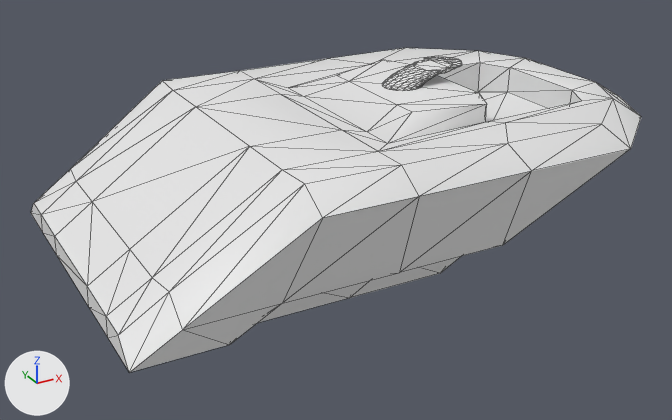
One commit to the FBX model Game/Assets/Stitch's Assets/Sink/Sink_01.FBX: the scene before it, then after it.
Both versions are drawn from a 50 mm camera at (-0.241, -1.231, 0.634) aimed at (0.425, -0.022, 0.03). Every picture has the same lights, and +X, +Y and +Z are marked at lower left. Mesh edges are drawn as thin lines. Where no turn or scale is listed for an object, it has been applied to the vertices.

Names of what the first picture shows: 'Untitled'.
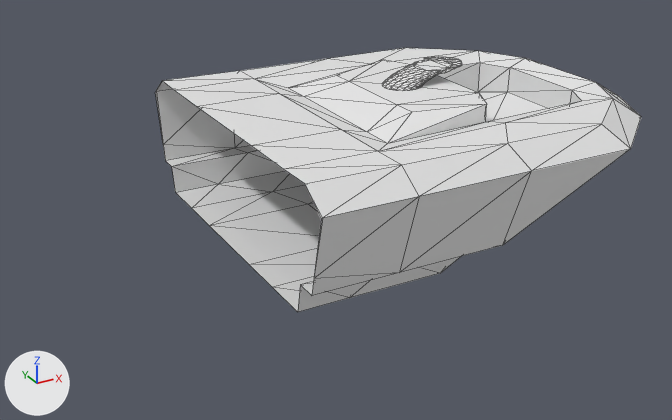
The newer file is also rescaled (x0.1), turned or shifted as a whole; pictures and numbers use the older file's frame.

Where the change shows, as pixel boxes [x1, y1, x2, y2] in the pictures (672 x 420 px):
'Untitled', reshaped (20% narrower, 18% shorter)
    before: [31, 48, 641, 372]
    after: [155, 48, 641, 312]
part 1 of me_mesh, cut back
    before: [31, 71, 419, 372]
    after: [155, 71, 419, 312]

Diff of the bpy script that builds the scene:
```diff
--- a/Game/Assets/Stitch's Assets/Sink/Sink_01.FBX.py
+++ b/Game/Assets/Stitch's Assets/Sink/Sink_01.FBX.py
@@ me_mesh @@
 # used by ob_untitled; location = (0.0, 0.0, 0.0)
-me_mesh.from_pydata(...)  # 286 vertices, 564 faces; spans x 0.001..0.936, y -0.311..0.31, z 0.001..0.239
+me_mesh.from_pydata(...)  # 264 vertices, 502 faces; spans x 0.245..0.936, y -0.311..0.31, z 0.001..0.239
+# me_mesh part 1
+# 39 vertices are removed from x 0.001..0.242, y -0.284..0.282, z 0.001..0.197
+# 98 faces are deleted
+# 1 vertex moves from x 0.236, y -0.25, z 0.047 to x 0.245, y -0.25, z 0.047
+# 17 vertices are added at x 0.245, y -0.311..0.309, z 0.001..0.197
+# 36 new faces join them
```
